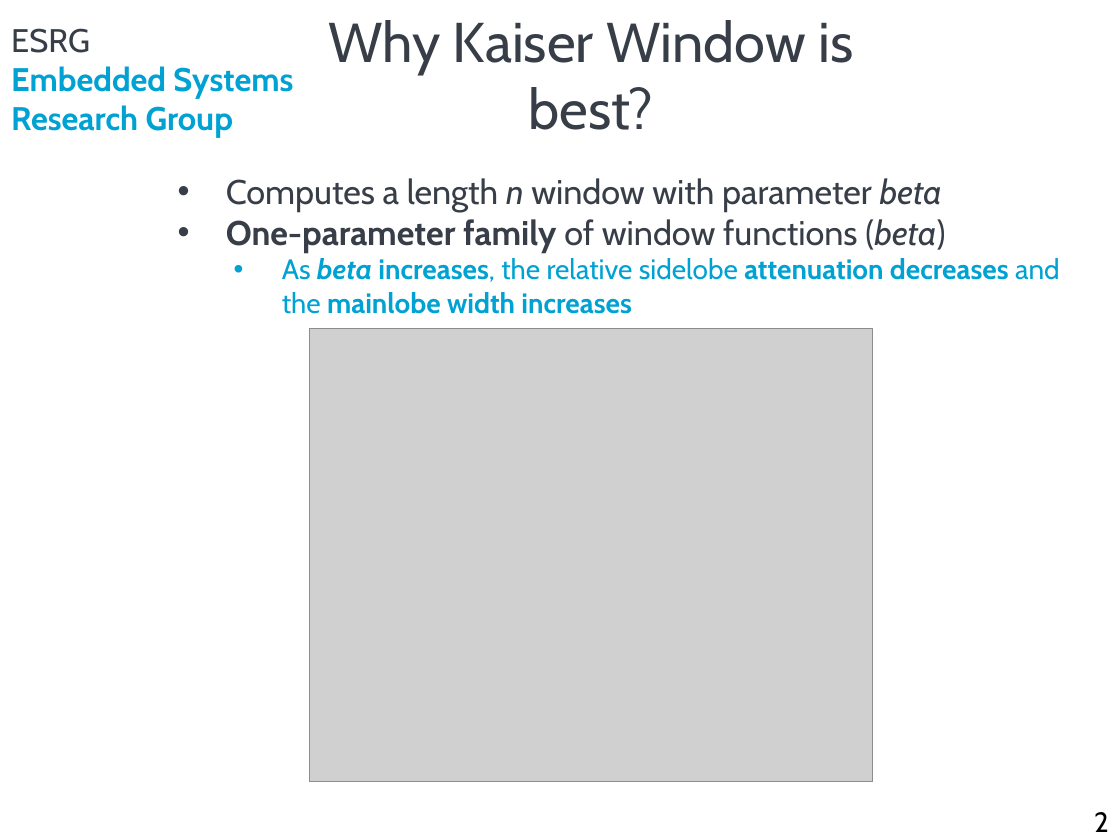
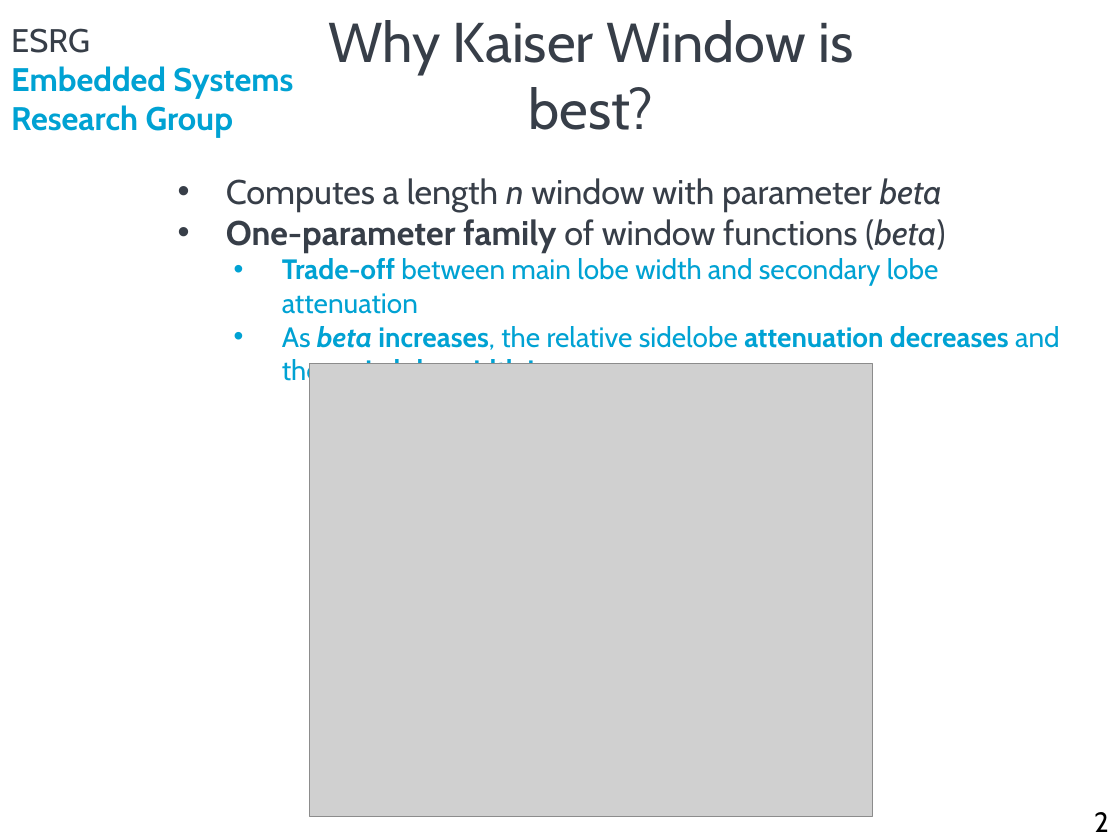
Before and after one commit to ESRGgroup9/oscilloscope_fpga, a slide deck: slide 2 of doc/presentations/project_status_28_3.pptx. Drawn at 1120x840 pixels with LibreOffice and Linux fonts; fonts in the diff are those of the drawing; grey boxes stand for pictures; background and template pictures are left out. Boxes give left, top, right and bottom in pixels: in the first picture for what was removed or moved away, otherwise in the second. Text is boxed around its words. In the diff, an @@ line names an element or a change of style, - is before the commit and + after.

```diff
--- a/doc/presentations/project_status_28_3.pptx
+++ b/doc/presentations/project_status_28_3.pptx
@@ text at (282, 258, 1060, 387): text changed; bold off @@
-  • As beta increases, the relative sidelobe attenuation decreases and the mainlobe width increases
+  • Trade-off between main lobe width and secondary lobe attenuation
+  • As beta increases, the relative sidelobe attenuation decreases and the main lobe width increases
@@ picture: place and size @@
-picture at (309, 328, 872, 781)
+picture at (309, 363, 872, 815)
```
Also in this commit, not shown: 1 other slide changed, 1 slide removed, 3 other files.
